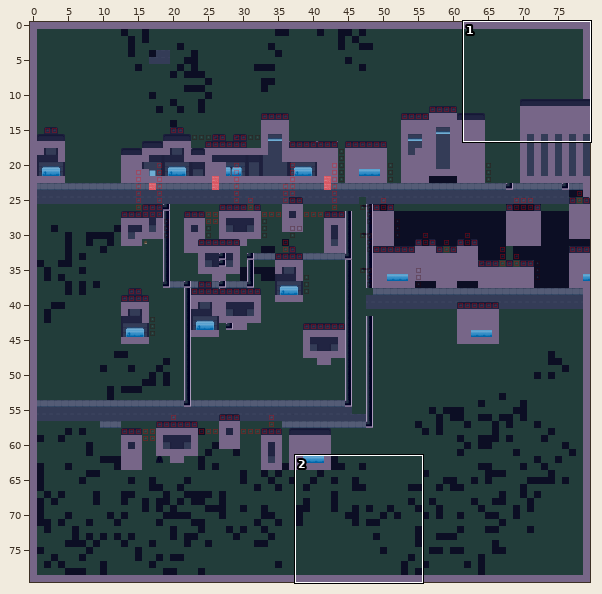
Tiled map, stored at tiledMaps/City.tmx. The picture above shows the old version from afar; the outline marks the close-up.
Close-up. The starting point:
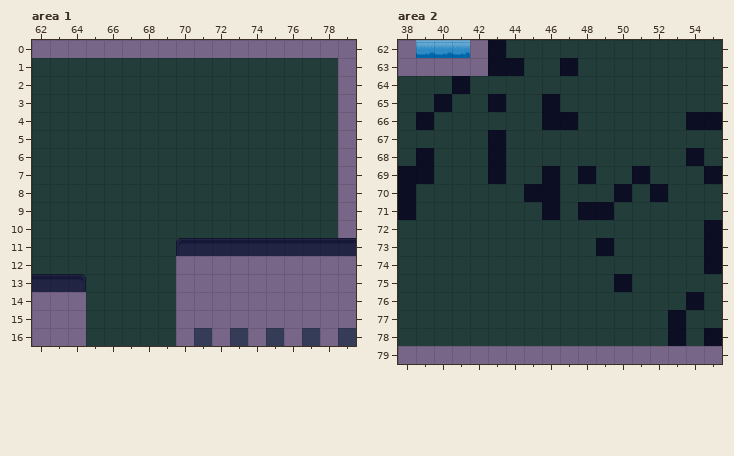
Cells are 40x40 px. Shown: area 1 x 62..79, y 0..16; area 2 x 38..55, y 62..79. The commit also changed other parts of the map, which this record leaves out.
Now the later version:
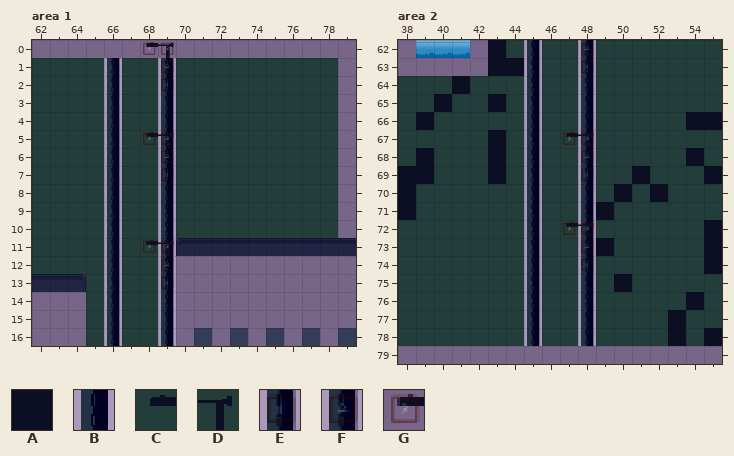
Key: from "AllTiles": A 0, B 5, C 94, D 95; from "height": E 0, F 1, G 2.
_ is an empty cell, . an unchanged one.
See-through tiles are keyed as they look on the map.
Difference:
--- layer "Ground", area 1
@@ x 66..69 @@
- 1 _.._
- 2 _.._
- 3 _.._
- 4 _.._
- 5 _.._
- 6 _.._
- 7 _.._
- 8 _.._
- 9 _.._
-10 _.._
-11 _.._
-12 _.._
-13 _.._
-14 _.._
-15 _.._
-16 _.._
+ 1 B..B
+ 2 B..B
+ 3 B..B
+ 4 B..B
+ 5 B..B
+ 6 B..B
+ 7 B..B
+ 8 B..B
+ 9 B..B
+10 B..B
+11 B..B
+12 B..B
+13 B..B
+14 B..B
+15 B..B
+16 B..B
--- layer "Depth-Sorted", area 1
@@ x 68..69 @@
- 0 __
+ 0 CD
@@ x 68..69 @@
- 5 __
+ 5 CD
@@ x 68..69 @@
-11 __
+11 CD
--- layer "Heightmap", area 1
@@ x 68..69 @@
- 0 __
- 1 ._
- 2 ._
+ 0 GG
+ 1 .F
+ 2 .E
@@ x 68..69 @@
- 5 __
- 6 ._
- 7 ._
+ 5 GG
+ 6 .F
+ 7 .E
@@ x 68..69 @@
-11 __
-12 ._
-13 ._
+11 GG
+12 .F
+13 .E
--- layer "Ground", area 2
@@ x 45..48 @@
-62 _.._
-63 _.A_
-64 _.._
-65 _A._
-66 _AA_
-67 _.._
-68 _.._
-69 _A.A
-70 AA._
-71 _A.A
-72 _.._
-73 _.._
-74 _.._
-75 _.._
-76 _.._
-77 _.._
-78 _.._
+62 B..B
+63 B._B
+64 B..B
+65 B_.B
+66 B__B
+67 B..B
+68 B..B
+69 B_.B
+70 B_.B
+71 B_.B
+72 B..B
+73 B..B
+74 B..B
+75 B..B
+76 B..B
+77 B..B
+78 B..B
--- layer "Depth-Sorted", area 2
@@ x 47..48 @@
-67 __
+67 CD
@@ x 47..48 @@
-72 __
+72 CD
--- layer "Heightmap", area 2
@@ x 48..48 @@
-62 _
-63 _
+62 F
+63 E
@@ x 47..48 @@
-67 __
-68 ._
-69 ._
+67 GG
+68 .F
+69 .E
@@ x 47..48 @@
-72 __
-73 ._
-74 ._
+72 GG
+73 .F
+74 .E
Where, in picture pixels (left, top, right, bottom), the same in both close-ups:
added: (143, 42, 176, 346)
added: (104, 58, 122, 346)
changed: (524, 40, 596, 346)
